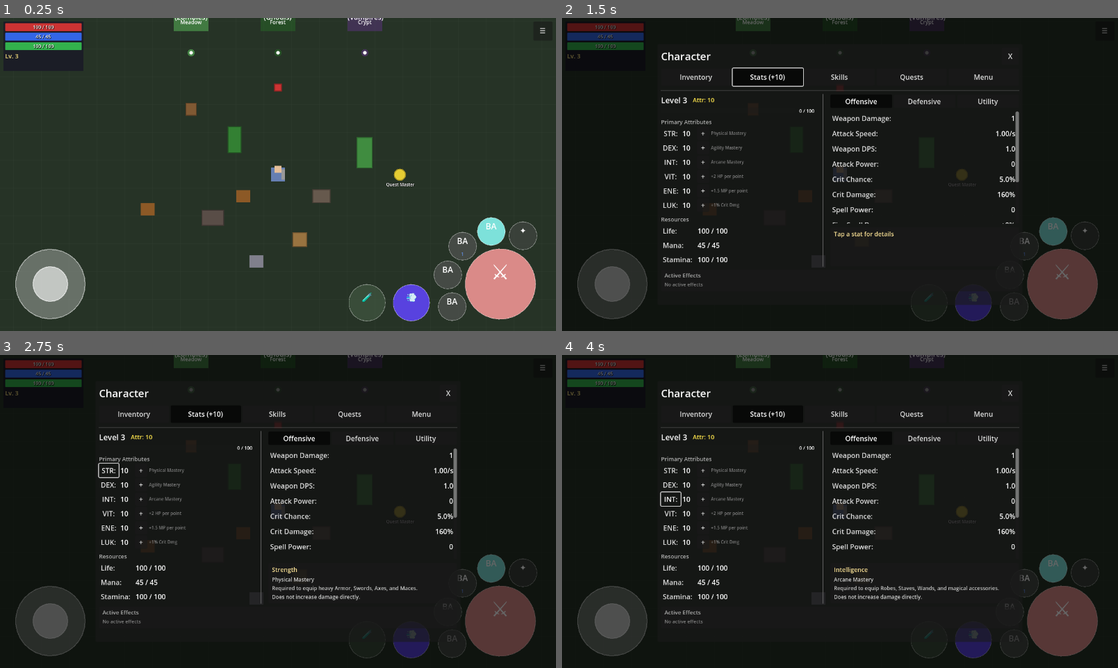
Above: before the commit, frames 1-4 (two rows, left to right).
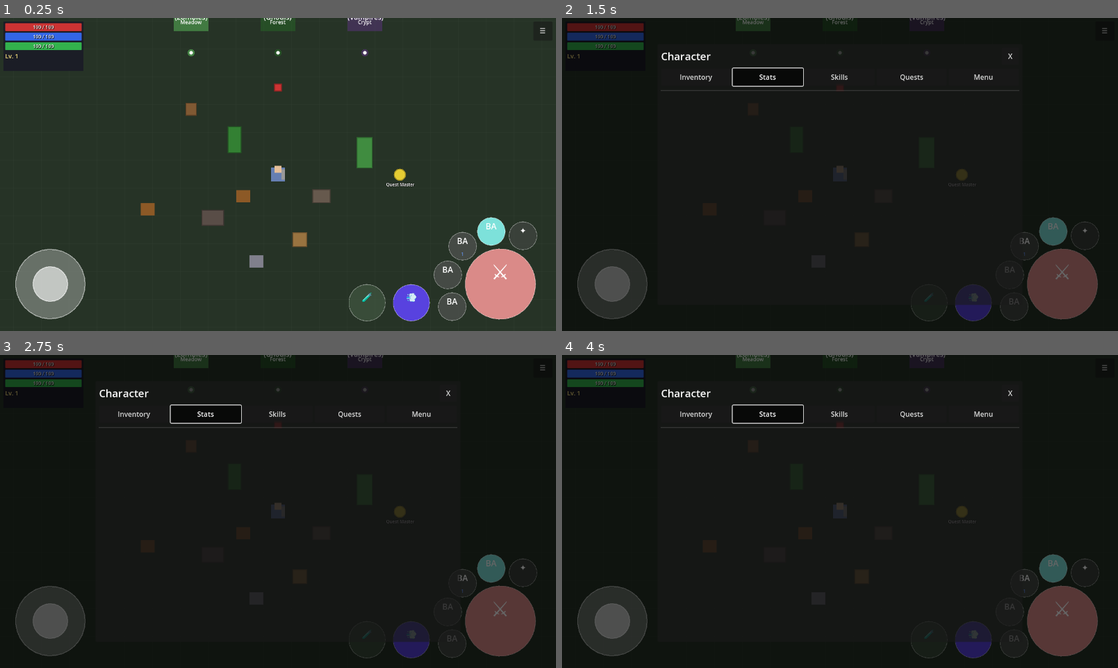
Above: after the commit, the same moments.

Repository: MatousHruska/MobileTestia
Game: Godot game, scene res://scenes/world/test_zone.tscn
Two runs of this game, one before a commit and one after it. Both use one fixed random seed, a clock stepped at 60 frames per second and the inputs below.
Inputs (mouse positions are in pixels of both pictures, inside the frame that each line leads up to):
- Up to frame 1 (0.25 s): no input
- Up to frame 2 (1.5 s): click "☰" at 0.5 s; click "Stats (+10)" (after the commit: "Stats") at 1.25 s
- Up to frame 3 (2.75 s): click (111, 470) at 2 s, where only the run before the commit has a clickable "STR:"
- Up to frame 4 (4 s): click (673, 483) at 2.75 s, where only the run before the commit has a clickable "DEX:"; click (673, 498) at 3.5 s, where only the run before the commit has a clickable "INT:"

The runs differ from the first frame. In frame 1, less than 0.1% of the frame differs, in the area x 2-10%, y 5-13%; in frame 2, 2.3%; in frame 3, 2.8%; in frame 4, 2.8%, in the area x 2-83%, y 5-86%.
Error after the commit: Parse Error: Identifier "BASE_CRIT_DAMAGE" not declared in the current scope. (res://autoloads/player_stats.gd:127)

Commit message:
Refactor: Database-driven base stats system
- PlayerStats now loads all base values from gameplay_settings.json:
  - Primary stat starting values (base_vitality, etc.)
  - Stat conversion constants (health_per_vitality, mana_per_energy, etc.)
  - Flat bases (health_base_flat, crit_damage_base, etc.)
  - Regeneration rates (base_life_regen, etc.)
  - Progression constants (points_per_level, xp_per_level)

- Updated player_controller.gd to use new base_ prefixed keys:
  - base_move_speed, base_dodge_speed, base_lunge_force, etc.

- Updated GameplayDatabase.bas documentation to describe the
  expanded GameplaySettings sheet structure

Derived stats are now calculated using database values:
  max_health = health_base_flat + (vitality × health_per_vitality)
  max_mana = mana_base_flat + (energy × mana_per_energy)
  crit_damage = crit_damage_base + (luck × crit_damage_per_luck)

Diff:
--- a/autoloads/player_stats.gd
+++ b/autoloads/player_stats.gd
@@ -11,11 +11,27 @@
 signal skill_points_changed(points: int)
 signal leveled_up(new_level: int)  ## Emitted for level up visual effect
 
-## Constants
-const POINTS_PER_LEVEL: int = 5  ## Attribute points per level
-const SKILL_POINTS_PER_LEVEL: int = 1  ## Skill points per level
-const XP_PER_LEVEL: int = 100  ## XP required for each level (flat for testing)
-const BASE_CRIT_DAMAGE: float = 150.0  # Base 150% crit damage
+## Constants (loaded from database, these are fallback defaults)
+var POINTS_PER_LEVEL: int = 5  ## Attribute points per level
+var SKILL_POINTS_PER_LEVEL: int = 1  ## Skill points per level
+var XP_PER_LEVEL: int = 100  ## XP required for each level (flat for testing)
+
+## Base stat values (loaded from database)
+var _health_base_flat: float = 80.0
+var _mana_base_flat: float = 30.0
+var _stamina_base_flat: float = 100.0
+var _crit_chance_base: float = 5.0
+var _crit_damage_base: float = 150.0
+
+## Stat conversion constants (loaded from database)
+var _health_per_vitality: float = 2.0
+var _mana_per_energy: float = 1.5
+var _crit_damage_per_luck: float = 1.0
+
+## Regeneration bases (loaded from database)
+var _base_life_regen: float = 1.0
+var _base_mana_regen: float = 0.5
+var _base_stamina_regen: float = 10.0
 
 ## Primary Attributes - Player allocates these manually
 var strength: int = 10:
@@ -130,6 +146,9 @@
 
 func _ready() -> void:
 	Debug.info("Stats", "PlayerStats initialized")
+
+	# Load base values from database
+	_load_base_values_from_database()
 
 	# Set starting level for testing
 	if DEBUG_STARTING_LEVEL > 1:
@@ -147,6 +166,47 @@
 	current_stamina = max_stamina
 
 
+func _load_base_values_from_database() -> void:
+	## Load all base stat values from gameplay_settings.json
+	## Uses code defaults as fallback if database values don't exist
+
+	# Primary stat starting values
+	strength = int(DatabaseLoader.get_setting("base_strength", strength))
+	dexterity = int(DatabaseLoader.get_setting("base_dexterity", dexterity))
+	intelligence = int(DatabaseLoader.get_setting("base_intelligence", intelligence))
+	vitality = int(DatabaseLoader.get_setting("base_vitality", vitality))
+	energy = int(DatabaseLoader.get_setting("base_energy", energy))
+	luck = int(DatabaseLoader.get_setting("base_luck", luck))
+
+	# Progression constants
+	POINTS_PER_LEVEL = int(DatabaseLoader.get_setting("points_per_level", POINTS_PER_LEVEL))
+	SKILL_POINTS_PER_LEVEL = int(DatabaseLoader.get_setting("skill_points_per_level", SKILL_POINTS_PER_LEVEL))
+	XP_PER_LEVEL = int(DatabaseLoader.get_setting("xp_per_level", XP_PER_LEVEL))
+
+	# Flat base values
+	_health_base_flat = DatabaseLoader.get_setting("health_base_flat", _health_base_flat)
+	_mana_base_flat = DatabaseLoader.get_setting("mana_base_flat", _mana_base_flat)
+	_stamina_base_flat = DatabaseLoader.get_setting("stamina_base_flat", _stamina_base_flat)
+	_crit_chance_base = DatabaseLoader.get_setting("crit_chance_base", _crit_chance_base)
+	_crit_damage_base = DatabaseLoader.get_setting("crit_damage_base", _crit_damage_base)
+
+	# Stat conversion constants
+	_health_per_vitality = DatabaseLoader.get_setting("health_per_vitality", _health_per_vitality)
+	_mana_per_energy = DatabaseLoader.get_setting("mana_per_energy", _mana_per_energy)
+	_crit_damage_per_luck = DatabaseLoader.get_setting("crit_damage_per_luck", _crit_damage_per_luck)
+
+	# Regeneration rates
+	_base_life_regen = DatabaseLoader.get_setting("base_life_regen", _base_life_regen)
+	_base_mana_regen = DatabaseLoader.get_setting("base_mana_regen", _base_mana_regen)
+	_base_stamina_regen = DatabaseLoader.get_setting("base_stamina_regen", _base_stamina_regen)
+
+	Debug.log("Stats", "Loaded base values from database", {
+		"health_base": _health_base_flat,
+		"health_per_vit": _health_per_vitality,
+		"crit_damage_base": _crit_damage_base
+	})
+
+
 func _process(delta: float) -> void:
 	if Game.is_playing:
 		_regenerate_resources(delta)
@@ -289,44 +349,40 @@
 	var old_max_mana := max_mana
 	var old_max_stamina := max_stamina
 
-	# Base values
-	var base_life := 80.0
-	var base_mana := 30.0
-	var base_stamina := 100.0
-
 	# Total primary stats (base + equipment bonuses)
 	var total_vitality := vitality + int(get_equipment_bonus("vitality"))
 	var total_energy := energy + int(get_equipment_bonus("energy"))
 	var total_luck := luck + int(get_equipment_bonus("luck"))
 
-	# Vitality: +2 Life per point (uses total vitality including equipment)
-	max_life = base_life + (total_vitality * 2.0) + get_equipment_bonus("health")
-
-	# Energy: +1.5 Mana per point (uses total energy including equipment)
-	max_mana = base_mana + (total_energy * 1.5) + get_equipment_bonus("mana")
-
-	# Stamina is fixed (could add modifiers later)
-	max_stamina = base_stamina + get_equipment_bonus("stamina")
-
-	# Critical Damage: Base 150% + 1% per Luck point (uses total luck including equipment)
-	critical_damage = BASE_CRIT_DAMAGE + (total_luck * 1.0) + get_equipment_bonus("crit_damage")
-
-	# Offensive stats (from equipment and buffs only)
+	# Derived stats using database conversion constants:
+	# max_health = health_base_flat + (vitality × health_per_vitality) + equipment
+	max_life = _health_base_flat + (total_vitality * _health_per_vitality) + get_equipment_bonus("health")
+
+	# max_mana = mana_base_flat + (energy × mana_per_energy) + equipment
+	max_mana = _mana_base_flat + (total_energy * _mana_per_energy) + get_equipment_bonus("mana")
+
+	# Stamina uses flat base only (no stat conversion)
+	max_stamina = _stamina_base_flat + get_equipment_bonus("stamina")
+
+	# crit_damage = crit_damage_base + (luck × crit_damage_per_luck) + equipment
+	critical_damage = _crit_damage_base + (total_luck * _crit_damage_per_luck) + get_equipment_bonus("crit_damage")
+
+	# Offensive stats (from equipment and buffs only - not derived from primary stats)
 	attack_power = get_equipment_bonus("attack_power")
 	spell_power = get_equipment_bonus("spell_power")
 	attack_speed = get_equipment_bonus("attack_speed")
-	critical_chance = 5.0 + get_equipment_bonus("crit_chance")
+	critical_chance = _crit_chance_base + get_equipment_bonus("crit_chance")
 
 	# Defensive stats
 	armor = get_equipment_bonus("armor")
 	magic_resistance = get_equipment_bonus("magic_resistance")
 	dodge_chance = get_equipment_bonus("dodge_chance")
 
-	# Utility stats
+	# Utility stats using database regeneration bases
 	movement_speed = get_equipment_bonus("movement_speed")
-	life_regen = 1.0 + get_equipment_bonus("life_regen")  # Base 1/s
-	mana_regen = 0.5 + get_equipment_bonus("mana_regen")  # Base 0.5/s
-	stamina_regen = 10.0 + get_equipment_bonus("stamina_regen")  # Base 10/s
+	life_regen = _base_life_regen + get_equipment_bonus("life_regen")
+	mana_regen = _base_mana_regen + get_equipment_bonus("mana_regen")
+	stamina_regen = _base_stamina_regen + get_equipment_bonus("stamina_regen")
 
 	# Adjust current values if max changed and emit resource signals
 	if max_life != old_max_life:
@@ -353,11 +409,11 @@
 		"intelligence":
 			return "Arcane Mastery\nRequired to equip Robes, Staves, Wands, and magical accessories.\nDoes not increase damage directly."
 		"vitality":
-			return "Life Force\nDirectly increases Maximum Health.\n+2 Life per point."
+			return "Life Force\nDirectly increases Maximum Health.\nScaling defined in database."
 		"energy":
-			return "Magical Capacity\nDirectly increases Maximum Mana.\n+1.5 Mana per point."
+			return "Magical Capacity\nDirectly increases Maximum Mana.\nScaling defined in database."
 		"luck":
-			return "Fortune\nIncreases Critical Damage.\n+1% Critical Damage per point."
+			return "Fortune\nIncreases Critical Damage.\nScaling defined in database."
 		# Resources
 		"life":
 			return "Health Points\nThe character's survival gauge.\nDeath occurs at 0."
--- a/scripts/player/player_controller.gd
+++ b/scripts/player/player_controller.gd
@@ -66,17 +66,17 @@
 	## Load player settings from gameplay_settings.json (if available)
 	## These override the @export defaults when database values exist
 	## Note: For durations, 0 in database means "use code default" (not "disable")
-	move_speed = DatabaseLoader.get_setting("player_move_speed", move_speed)
-	dodge_speed = DatabaseLoader.get_setting("player_dodge_speed", dodge_speed)
-	dodge_stamina_cost = DatabaseLoader.get_setting("player_dodge_stamina_cost", dodge_stamina_cost)
-	attack_lunge_force = DatabaseLoader.get_setting("player_attack_lunge_force", attack_lunge_force)
+	move_speed = DatabaseLoader.get_setting("base_move_speed", move_speed)
+	dodge_speed = DatabaseLoader.get_setting("base_dodge_speed", dodge_speed)
+	dodge_stamina_cost = DatabaseLoader.get_setting("base_dodge_stamina_cost", dodge_stamina_cost)
+	attack_lunge_force = DatabaseLoader.get_setting("base_lunge_force", attack_lunge_force)
 
 	# Duration values: only override if database has non-zero value (0 = use code default)
-	var db_dodge_duration := DatabaseLoader.get_setting("player_dodge_duration", 0.0)
+	var db_dodge_duration := DatabaseLoader.get_setting("base_dodge_duration", 0.0)
 	if db_dodge_duration > 0:
 		dodge_duration = db_dodge_duration
 
-	var db_lunge_duration := DatabaseLoader.get_setting("player_attack_lunge_duration", 0.0)
+	var db_lunge_duration := DatabaseLoader.get_setting("base_lunge_duration", 0.0)
 	if db_lunge_duration > 0:
 		attack_lunge_duration = db_lunge_duration
 
Not shown, changed: databases/vba/GameplayDatabase.bas
